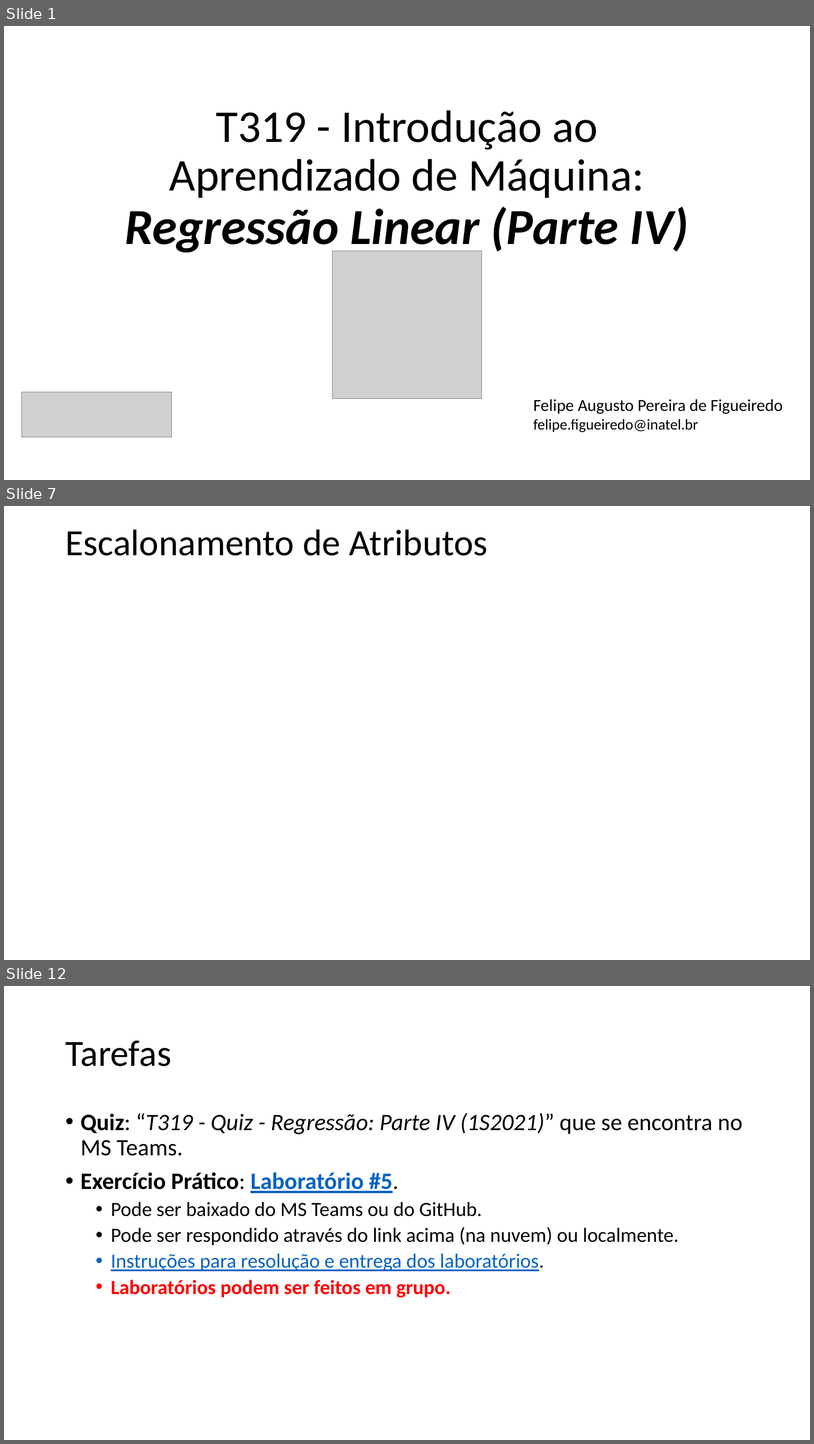
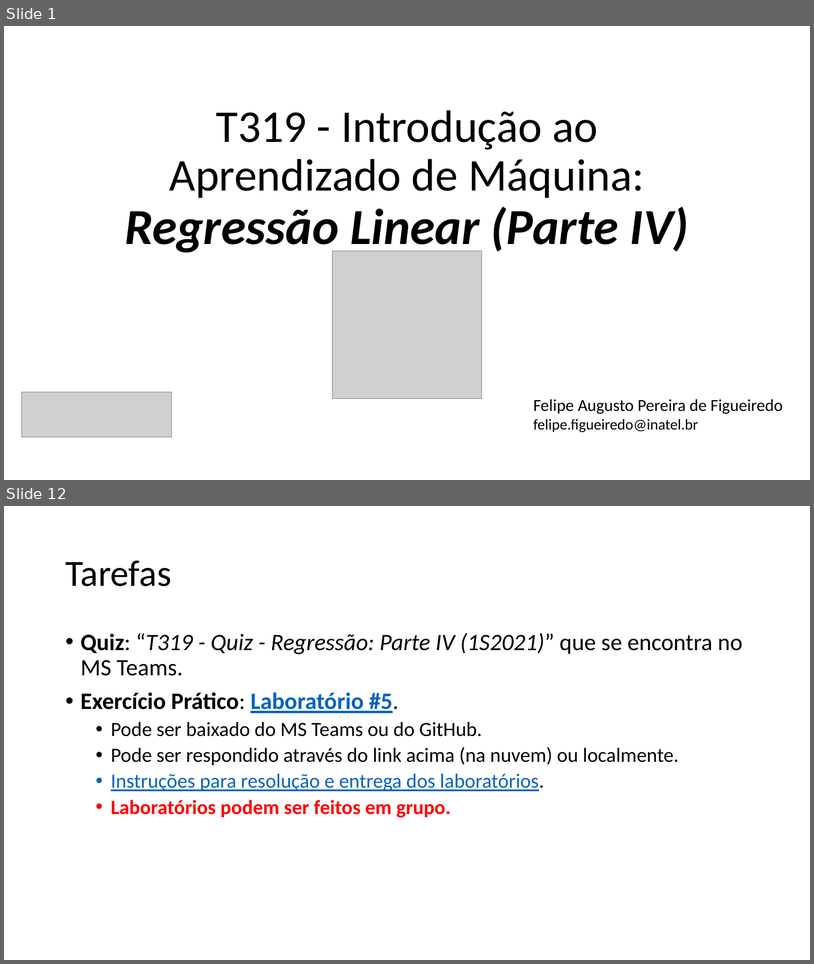
Before and after one commit to zz4fap/t319_aprendizado_de_maquina, a slide deck: slides/T319_Regressão_Linear (Parte IV).pptx. Shown one above the other, each under a label of ours: slides 1, 7 and 12 before the commit, slides 1 and 12 after it; the slides between them are not shown. The pictures are 814x1444 and 814x964 pixels, drawn with LibreOffice and Linux fonts; fonts in the diff are those of the drawing; grey boxes stand for pictures. Boxes give left, top, right and bottom in pixels: in the first picture for what was removed or moved away, otherwise in the second. Text is boxed around its words. In the diff, an @@ line names an element or a change of style, - is before the commit and + after.

```diff
--- a/slides/T319_Regressão_Linear (Parte IV).pptx
+++ b/slides/T319_Regressão_Linear (Parte IV).pptx
@@ slide 7 removed at [4,506,810,960], background #FFFFFF @@
@@ title removed at [65,529,488,556] @@
-Escalonamento de Atributos
```
Also in this commit, not shown: 3 slides changed, 7 slides added, 6 other slides removed, 41 other files.
